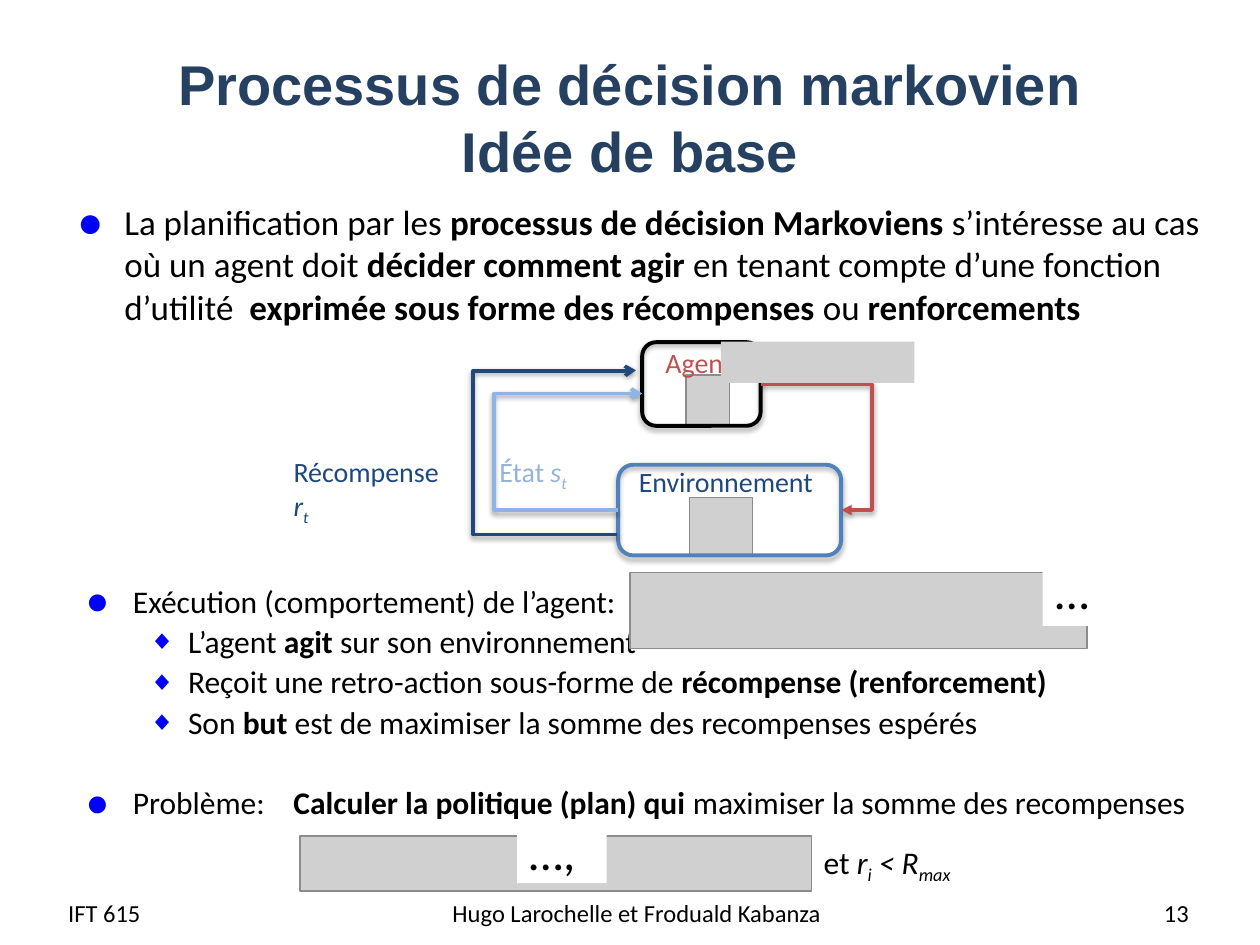
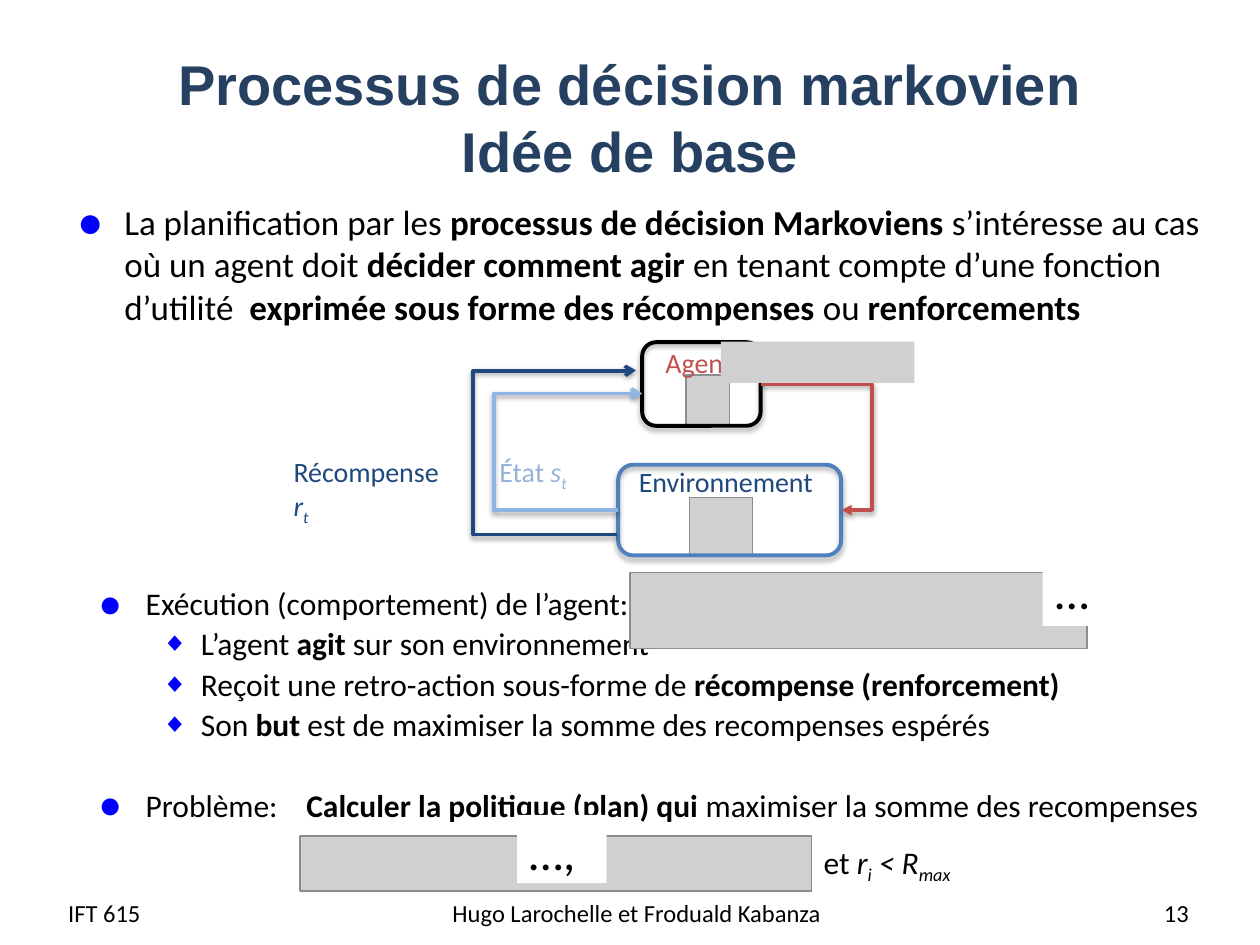
Before and after one commit to djeffkanda/djeffkanda.github.io, a slide deck: slide 13 of ift/assets/slides/ift615-14-MDP.pptx. Drawn at 1260x945 pixels with LibreOffice and Linux fonts; fonts in the diff are those of the drawing; grey boxes stand for pictures. Boxes give left, top, right and bottom in pixels: in the first picture for what was removed or moved away, otherwise in the second. Text is boxed around its words. In the diff, an @@ line names an element or a change of style, - is before the commit and + after.

```diff
--- a/ift/assets/slides/ift615-14-MDP.pptx
+++ b/ift/assets/slides/ift615-14-MDP.pptx
@@ text "Exécution (comportement) de l’agent:": place and size @@
-text "Exécution (comportement) de l’agent:" at [133,590,1185,819]
+text "Exécution (comportement) de l’agent:" at [146,592,1198,822]
```
Also in this commit, not shown: 9 other slides changed, 2 slides added, 1 slide removed, 2 other files.
